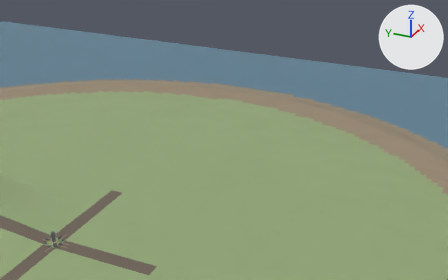
What one commit did to the Blender file tools/blender/world.blend.
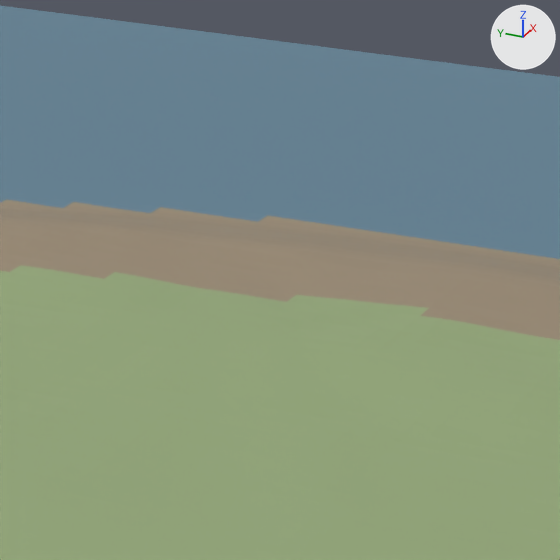
Old and new are each drawn from a camera (50 mm lens) standing at (-72.8, -66.0, 62.7) and looking at (66.4, -3.4, -6.8) and again close up on the part from 36% to 60% of the width and 14% to 54% of the height. Lighting does not change. The marker at upper right points along +X, +Y and +Z. The first two pictures are the older version.

The older version as bpy lines, for what is in view:
```python
me_terrain_mesh = bpy.data.meshes.new('terrain_mesh')
me_terrain_mesh.from_pydata(...)  # 37249 vertices, 36864 faces; spans x -130.0..130.0, y -130.0..130.0, z -27.0..11.0
me_terrain_mesh.materials.append(mat_world_palette_material)
ob_terrain_mesh = bpy.data.objects.new('terrain_mesh', me_terrain_mesh)
ob_terrain_mesh.location = (0.0, 0.0, 0.0)
```
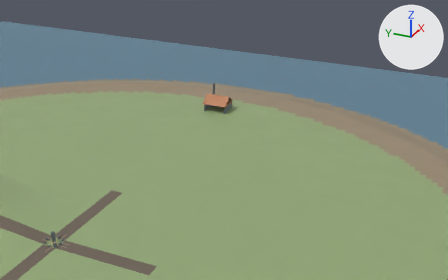
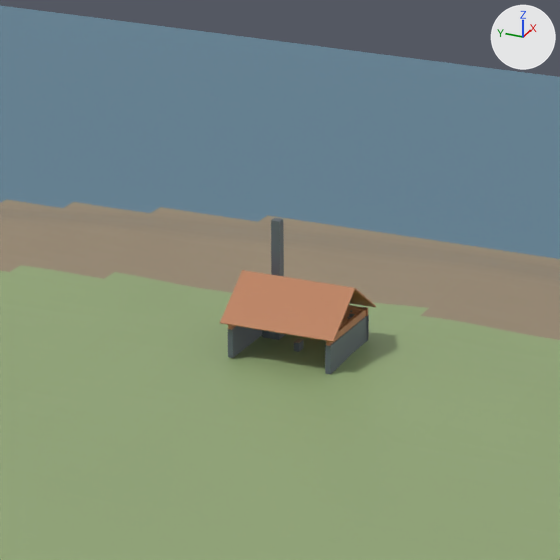
Changed parts and their boxes (x1, y1, x2, y2) in the close-ups (560 x 560 px):
'workshop_roof_west', added (brown)
    after: (220, 270, 355, 342)
'workshop_wall_south', added
    after: (325, 315, 369, 374)
'workshop_forge_chimney', added
    after: (271, 218, 284, 277)
'workshop_wall_north', added
    after: (228, 326, 262, 358)
'workshop_slat_south', added
    after: (326, 307, 367, 346)
'workshop_roof_east', added
    after: (243, 270, 376, 307)
'workshop_forge_body', added (mostly hidden)
    after: (262, 330, 286, 340)
'workshop_anvil', added
    after: (294, 339, 303, 352)
'workshop_slat_back', added
    after: (349, 305, 368, 316)
'workshop_showcase_panel', added (mostly hidden)
    after: (340, 306, 349, 327)
'workshop_wall_back', added (mostly hidden)
    after: (349, 314, 369, 338)
'workshop_slat_north', added (mostly hidden)
    after: (228, 325, 236, 330)

The change, as a list of edits to the scene's bpy script:
```text
Add ob_workshop_forge_chimney:
    ob_workshop_forge_chimney = bpy.data.objects.new('workshop_forge_chimney', me_workshop_forge_chimney_mesh)  # a box spanning x -0.25..0.25, y -0.25..0.25, z -2.8..2.8
    ob_workshop_forge_chimney.location = (71.78, 2.05, 3.92)
Add ob_workshop_forge_body:
    ob_workshop_forge_body = bpy.data.objects.new('workshop_forge_body', me_workshop_forge_body_mesh)  # a box spanning x -0.6..0.6, y -0.5..0.5, z -0.45..0.45
    ob_workshop_forge_body.location = (71.45, 2.05, 0.67)
Add ob_workshop_anvil:
    ob_workshop_anvil = bpy.data.objects.new('workshop_anvil', me_workshop_anvil_mesh)  # a box spanning x -0.3..0.3, y -0.15..0.15, z -0.25..0.25
    ob_workshop_anvil.location = (70.0, 0.0, 0.47)
Add ob_workshop_showcase_panel:
    ob_workshop_showcase_panel = bpy.data.objects.new('workshop_showcase_panel', me_workshop_showcase_panel_mesh)  # a box spanning x -0.01..0.01, y -2.0..2.0, z -1.25..1.25
    ob_workshop_showcase_panel.location = (72.19, 0.0, 1.62)
Add ob_workshop_roof_west:
    ob_workshop_roof_west = bpy.data.objects.new('workshop_roof_west', me_workshop_roof_west_mesh)  # a box spanning x -1.72..1.72, y -3.3..3.3, z -0.04..0.04
    ob_workshop_roof_west.location = (68.6, 0.0, 3.22)
    ob_workshop_roof_west.rotation_euler = (0.0, -0.62, 0.0)  # degrees (0, -36, 0)
Add ob_workshop_roof_east:
    ob_workshop_roof_east = bpy.data.objects.new('workshop_roof_east', me_workshop_roof_west_mesh.copy())
    ob_workshop_roof_east.location = (71.4, 0.0, 3.22)
    ob_workshop_roof_east.rotation_euler = (0.0, 0.62, 0.0)  # degrees (0, 36, 0)
Add ob_workshop_slat_south:
    ob_workshop_slat_south = bpy.data.objects.new('workshop_slat_south', me_workshop_slat_south_mesh)  # a box spanning x -2.5..2.5, y -0.1..0.1, z -0.2..0.2
    ob_workshop_slat_south.location = (70.0, -2.85, 2.02)
Add ob_workshop_slat_north:
    ob_workshop_slat_north = bpy.data.objects.new('workshop_slat_north', me_workshop_slat_south_mesh.copy())
    ob_workshop_slat_north.location = (70.0, 2.85, 2.02)
Add ob_workshop_slat_back:
    ob_workshop_slat_back = bpy.data.objects.new('workshop_slat_back', me_workshop_slat_back_mesh)  # a box spanning x -0.1..0.1, y -3.0..3.0, z -0.2..0.2
    ob_workshop_slat_back.location = (72.35, 0.0, 2.02)
Add ob_workshop_wall_south:
    ob_workshop_wall_south = bpy.data.objects.new('workshop_wall_south', me_workshop_wall_south_mesh)  # a box spanning x -2.5..2.5, y -0.15..0.15, z -0.8..0.8
    ob_workshop_wall_south.location = (70.0, -2.85, 1.02)
Add ob_workshop_wall_north:
    ob_workshop_wall_north = bpy.data.objects.new('workshop_wall_north', me_workshop_wall_south_mesh.copy())
    ob_workshop_wall_north.location = (70.0, 2.85, 1.02)
Add ob_workshop_wall_back:
    ob_workshop_wall_back = bpy.data.objects.new('workshop_wall_back', me_workshop_wall_back_mesh)  # a box spanning x -0.15..0.15, y -3.0..3.0, z -0.8..0.8
    ob_workshop_wall_back.location = (72.35, 0.0, 1.02)
```
